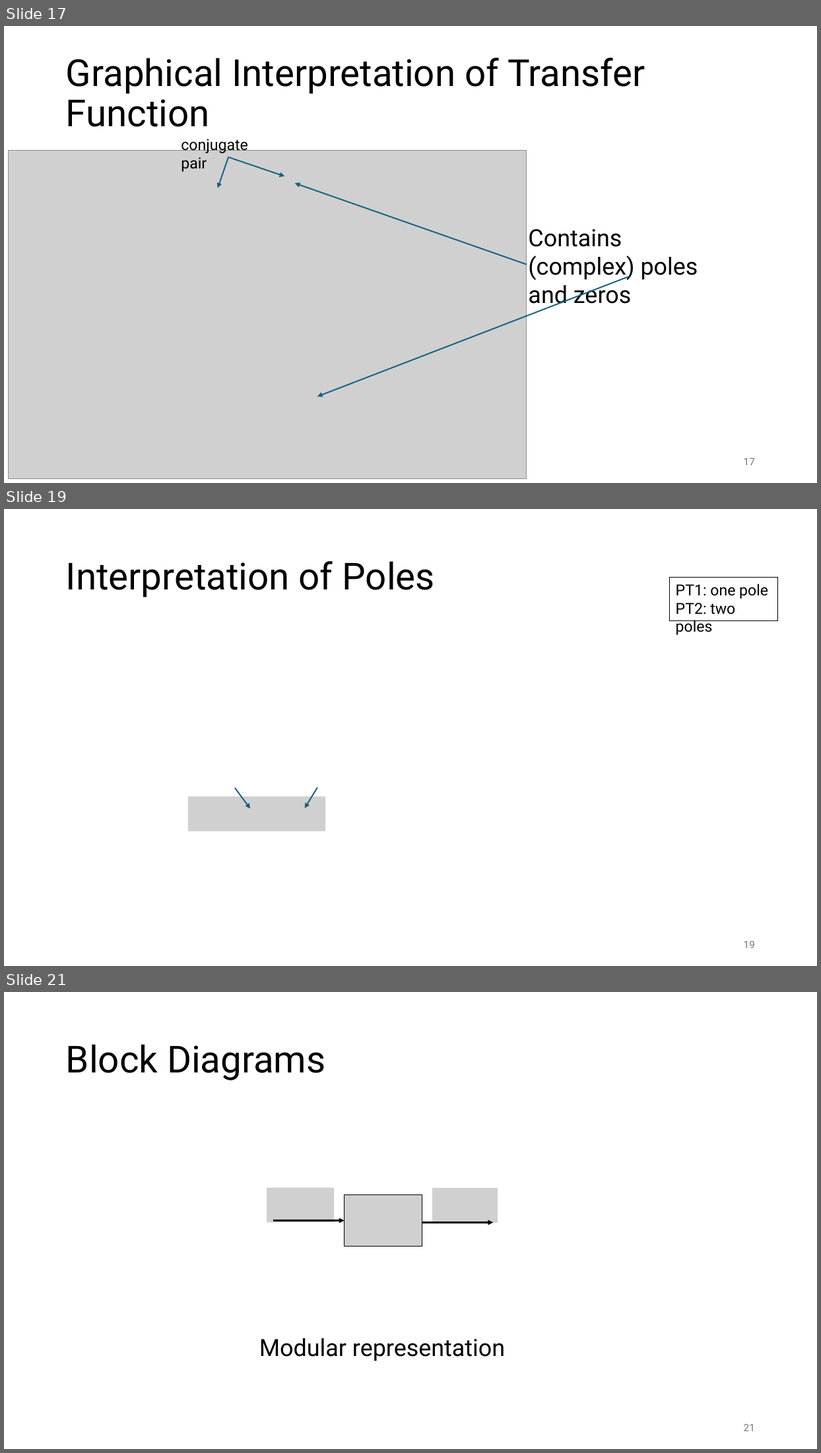
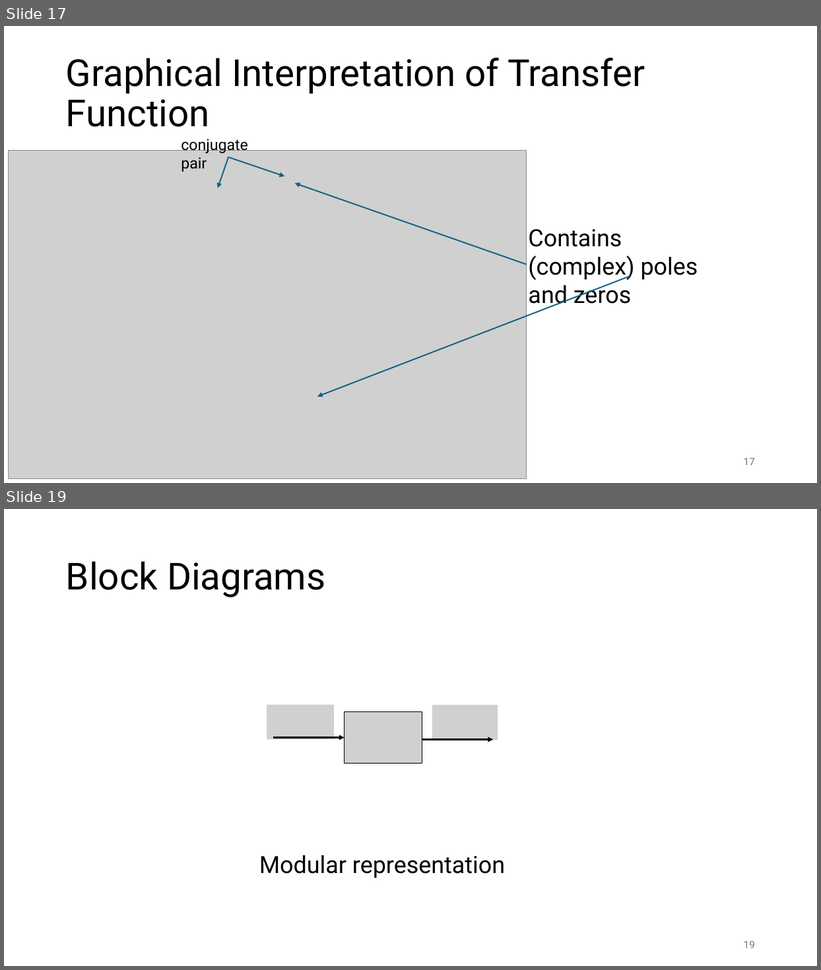
Before and after one commit to FelixWick/control_engineering, a slide deck: slides/3_Laplace.pptx. Shown one above the other, each under a label of ours: slides 17, 19 and 21 before the commit, slides 17 and 19 after it; the slides between them are not shown. The pictures are 821x1453 and 821x970 pixels, drawn with LibreOffice and Linux fonts; fonts in the diff are those of the drawing; grey boxes stand for pictures. Boxes give left, top, right and bottom in pixels: in the first picture for what was removed or moved away, otherwise in the second. Text is boxed around its words. In the diff, an @@ line names an element or a change of style, - is before the commit and + after.

```diff
--- a/slides/3_Laplace.pptx
+++ b/slides/3_Laplace.pptx
@@ slide 19 removed at box(4, 509, 817, 966), background #FFFFFF @@
@@ title removed at box(66, 561, 435, 597) @@
-Interpretation of Poles
@@ rectangle removed at box(670, 578, 778, 621) @@
-PT1: one pole
-PT2: two poles
@@ picture removed at box(188, 797, 325, 832) @@
@@ arrow removed from (235, 788) to (250, 809) @@
@@ arrow removed from (318, 788) to (305, 809) @@
@@ page number removed at box(744, 941, 755, 949) @@
-19
@@ what was slide 21 is now slide 19 @@
@@ page number at box(744, 941, 755, 949): text changed @@
-21
+19
```
Also in this commit, not shown: 3 slides changed, 10 slides added, 1 other slide removed, 1 other file.
